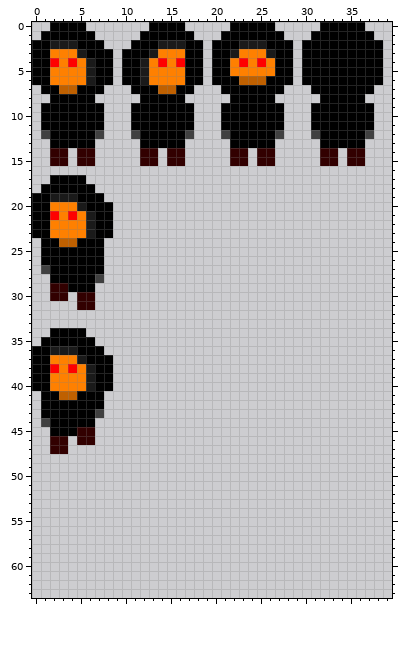
File history of a pixel-art sprite, core/assets/player_sheet.png. Above, as it was before the edit.
The file is 40x64 pixels.
And afterwards:
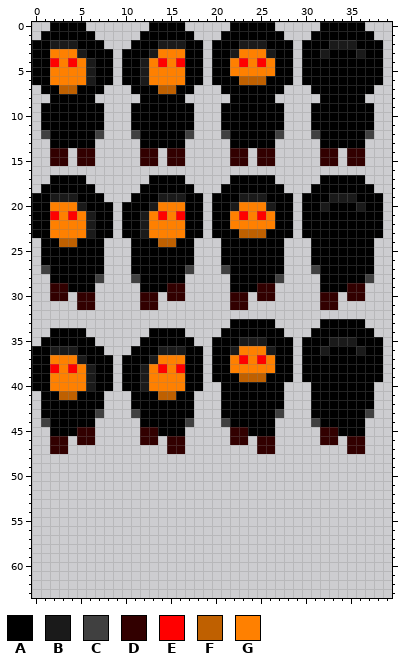
Palette (. is transparent): A #000000  B #1a1a1a  C #404040  D #320000  E #ff0000  F #bf6000  G #ff8000
The edit:
@@ x 30..38 @@
  1 .AAAAAAA.
- 2 AAAAAAAAA
- 3 AAAAAAAAA
+ 2 AAABBBAAA
+ 3 AABAAABAA
  4 AAAAAAAAA
@@ x 0..39 @@
 16 ........................................
-17 ..AAAA..................................
-18 .AAAAAA.................................
-19 AABBBAAA................................
-20 AAGGGBAAA...............................
-21 AAEGEGBAA...............................
-22 AAGGGGBAA...............................
-23 AAGGGGBAA...............................
-24 .AAFFAAA................................
-25 .AAAAAAA................................
-26 .AAAAAAA................................
-27 .CAAAAAA................................
-28 ..AAAAAC................................
-29 ..DDAAA.................................
-30 ..DD.DD.................................
-31 .....DD.................................
+17 ..AAAA.......AAAA.....AAAAA.....AAAAA...
+18 .AAAAAA.....AAAAAA...AAAAAAA...AAAAAAA..
+19 AABBBAAA...AAABBBAA.AAABBBAAA.AAABBBAAA.
+20 AAGGGBAAA.AAABGGGAA.AABGGGBAA.AABAAABAA.
+21 AAEGEGBAA.AABGEGEAA.AAGEGEGAA.AAAAAAAAA.
+22 AAGGGGBAA.AABGGGGAA.AAGGGGGAA.AAAAAAAAA.
+23 AAGGGGBAA.AABGGGGAA.AAAFFFAAA.AAAAAAAAA.
+24 .AAFFAAA...AAAFFAA...AAAAAAA...AAAAAAA..
+25 .AAAAAAA...AAAAAAA...AAAAAAA...AAAAAAA..
+26 .AAAAAAA...AAAAAAA...AAAAAAA...AAAAAAA..
+27 .CAAAAAA...AAAAAAC...CAAAAAA...CAAAAAA..
+28 ..AAAAAC...CAAAAA.....AAAAAC....AAAAAC..
+29 ..DDAAA.....AAADD.....AAADD.....AAADD...
+30 ..DD.DD.....DD.DD.....DD.DD.....DD.DD...
+31 .....DD.....DD........DD........DD......
 32 ........................................
-33 ........................................
-34 ..AAAA..................................
-35 .AAAAAA.................................
-36 AABBBAAA................................
-37 AAGGGBAAA...............................
-38 AAEGEGBAA...............................
-39 AAGGGGBAA...............................
-40 AAGGGGBAA...............................
-41 .AAFFAAA................................
-42 .AAAAAAA................................
-43 .AAAAAAC................................
-44 .CAAAAA.................................
-45 ..AAADD.................................
-46 ..DD.DD.................................
-47 ..DD....................................
+33 ......................AAAAA.....AAAAA...
+34 ..AAAA.......AAAA....AAAAAAA...AAAAAAA..
+35 .AAAAAA.....AAAAAA..AAABBBAAA.AAABBBAAA.
+36 AABBBAAA...AAABBBAA.AABGGGBAA.AABAAABAA.
+37 AAGGGBAAA.AAABGGGAA.AAGEGEGAA.AAAAAAAAA.
+38 AAEGEGBAA.AABGEGEAA.AAGGGGGAA.AAAAAAAAA.
+39 AAGGGGBAA.AABGGGGAA.AAAFFFAAA.AAAAAAAAA.
+40 AAGGGGBAA.AABGGGGAA..AAAAAAA...AAAAAAA..
+41 .AAFFAAA...AAAFFAA...AAAAAAA...AAAAAAA..
+42 .AAAAAAA...AAAAAAA...AAAAAAA...AAAAAAA..
+43 .AAAAAAC...CAAAAAA...AAAAAAC...AAAAAAC..
+44 .CAAAAA.....AAAAAC...CAAAAA....CAAAAA...
+45 ..AAADD.....DDAAA.....DDAAA.....DDAAA...
+46 ..DD.DD.....DD.DD.....DD.DD.....DD.DD...
+47 ..DD...........DD........DD........DD...
 48 ........................................
